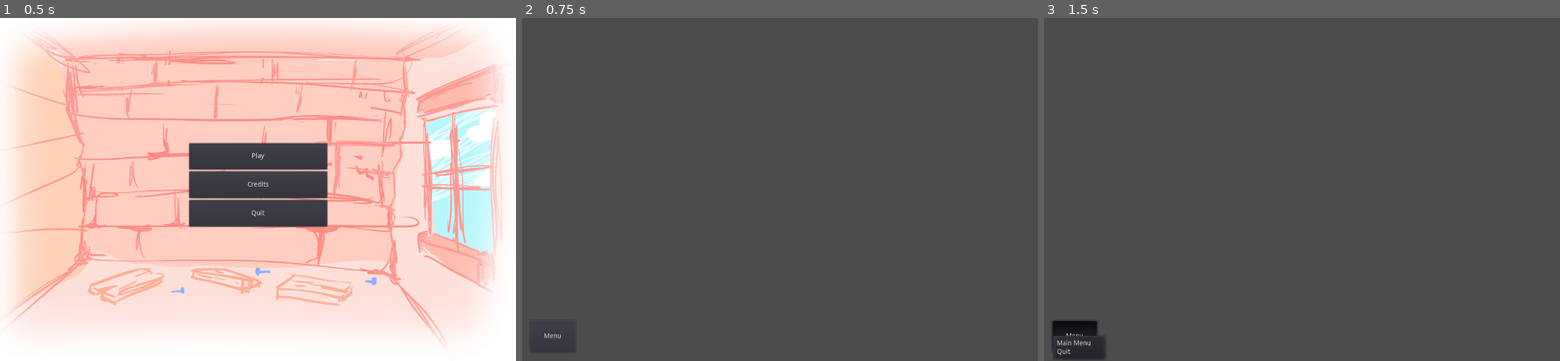
Above: before the commit, frames 1-3 (left to right).
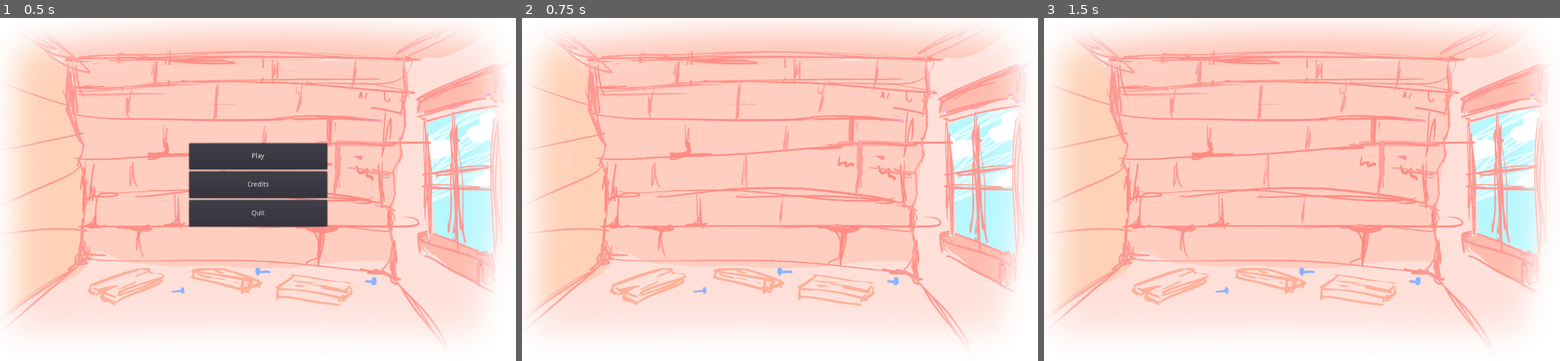
Above: after the commit, the same moments.

Repository: batomow/COMPILER
Game: Godot game, scene res://Main Scenes/MainMenu/MainMenu.tscn
Same seed, same stepped clock (60 frames per second), same inputs: the game is played once before the commit and once after it.
Inputs:
- Up to frame 1 (0.5 s): no input
- Up to frame 2 (0.75 s): click "Play" at 0.5 s
- Up to frame 3 (1.5 s): click "Menu" at 1.25 s

Frame 1 is identical in both runs. In frame 2, 100% of the frame differs, in the area x 0-100%, y 0-100%; in frame 3, 100%.

Commit message:
Add New Art & Background 4 Game Scene

Diff:
--- a/Main Scenes/Game/Game.tscn
+++ b/Main Scenes/Game/Game.tscn
@@ -1,10 +1,12 @@
-[gd_scene load_steps=2 format=2]
+[gd_scene load_steps=3 format=2]
 
 [ext_resource path="res://Main Scenes/Game/InGameMenu.tscn" type="PackedScene" id=1]
+[ext_resource path="res://Art/BG.jpg" type="Texture" id=2]
 
 [node name="Game" type="Node2D"]
 
 [node name="UI" type="Control" parent="."]
+editor/display_folded = true
 anchor_right = 1.0
 anchor_bottom = 1.0
 
@@ -14,3 +16,16 @@
 margin_right = 111.5
 margin_bottom = 702.333
 items = [ "Main Menu", null, 0, false, false, 1, 0, null, "", false, "Quit", null, 0, false, false, 2, 0, null, "", false ]
+
+[node name="Pipe" type="Node2D" parent="."]
+
+[node name="Line" type="Line2D" parent="Pipe"]
+texture_mode = -1082452802
+
+[node name="Background" type="TextureRect" parent="."]
+anchor_right = 1.0
+anchor_bottom = 1.0
+margin_right = 1920.0
+margin_bottom = 1080.0
+rect_scale = Vector2( 0.563, 0.667 )
+texture = ExtResource( 2 )
--- a/Main Scenes/MainMenu/MainMenu.tscn
+++ b/Main Scenes/MainMenu/MainMenu.tscn
@@ -68,10 +68,10 @@
 [node name="Quit" type="Button" parent="VContainer"]
 margin_top = 118.0
 margin_right = 289.0
-margin_bottom = 174.0
+margin_bottom = 175.0
 size_flags_vertical = 3
 text = "Quit"
-script = SubResource( 1 )
+script = SubResource( 3 )
 [connection signal="pressed" from="VContainer/Play" to="VContainer/Play" method="_on_Play_pressed"]
 [connection signal="pressed" from="VContainer/Credits" to="VContainer/Credits" method="_on_Credits_pressed"]
 [connection signal="pressed" from="VContainer/Quit" to="VContainer/Quit" method="_on_Quit_pressed"]
Binary file added: Art/valvula.png
Not shown, added: Art/valvula.png.import
Not shown: 3 places in Main Scenes/MainMenu/MainMenu.tscn that only renumber resources
